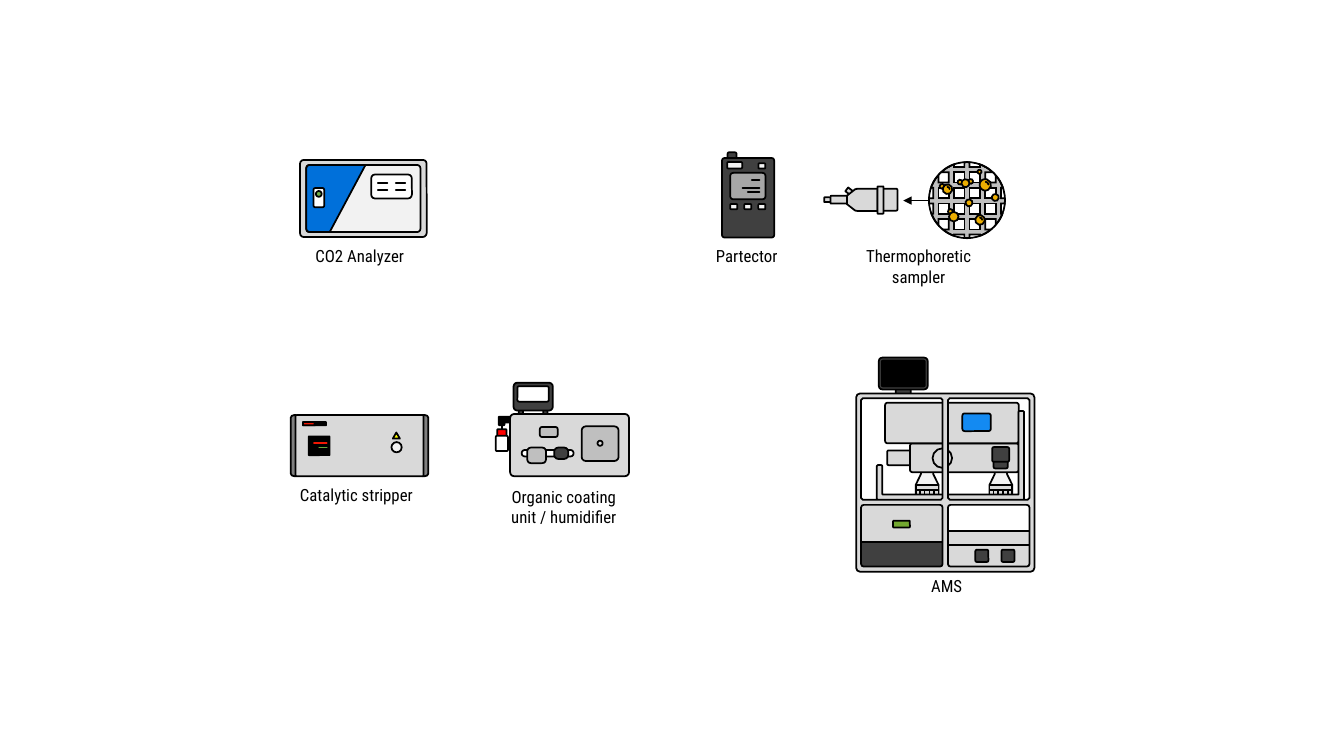
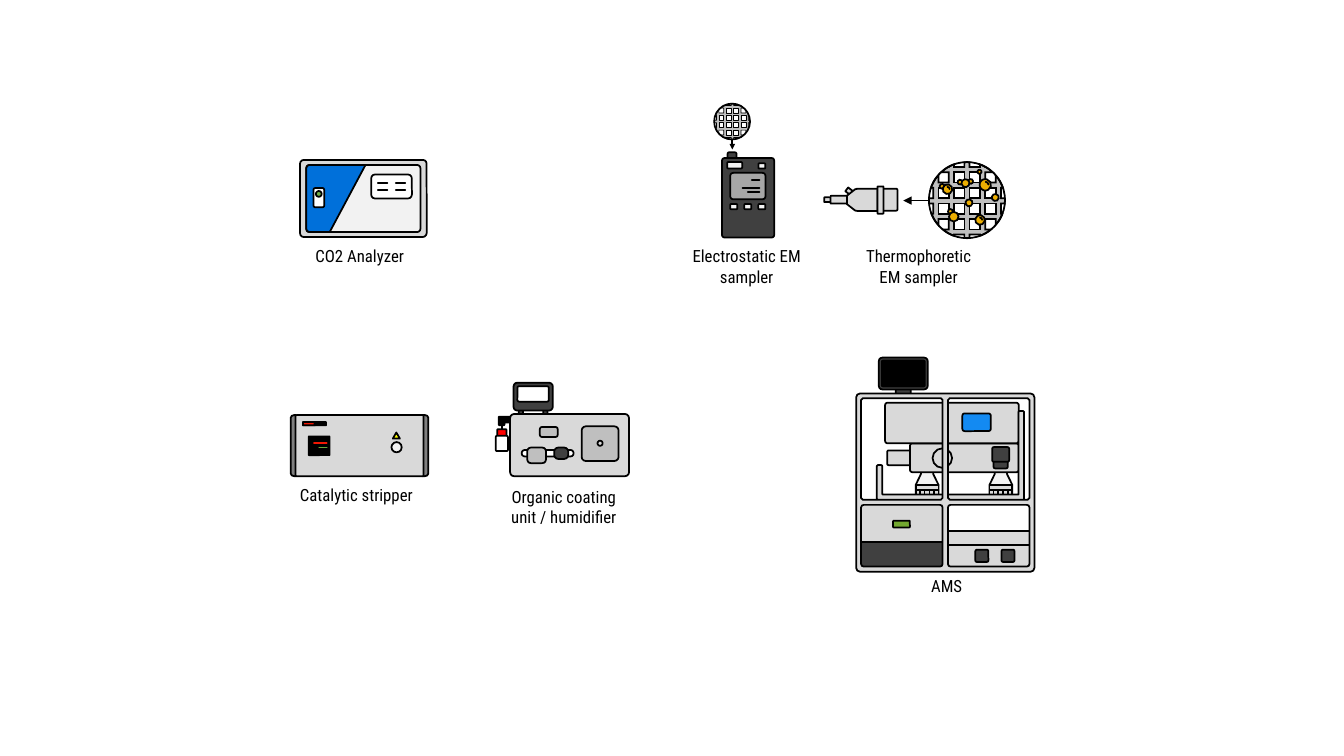
Before and after one commit to tsipkens/aerosol-icon-project, a slide deck: slide 4 of icons.pptx. Drawn at 1344x756 pixels with LibreOffice and Linux fonts; fonts in the diff are those of the drawing. Boxes give left, top, right and bottom in pixels: in the first picture for what was removed or moved away, otherwise in the second. Text is boxed around its words. In the diff, an @@ line names an element or a change of style, - is before the commit and + after.

```diff
--- a/icons.pptx
+++ b/icons.pptx
@@ freeform shape added at bbox=[715, 104, 751, 140], fill #BFBFBF, outline #000000 0.5 pt @@
@@ ellipse added at bbox=[715, 104, 751, 140], outline #000000 1.25 pt @@
@@ arrow added from (733, 139) to (733, 149), #000000 1.25 pt @@
@@ text at bbox=[693, 249, 801, 287]: text changed @@
-Partector
+Electrostatic EM sampler
@@ text at bbox=[866, 249, 971, 287]: text changed @@
-Thermophoretic sampler
+Thermophoretic EM sampler
```
Also in this commit, not shown: 3 other slides changed.
